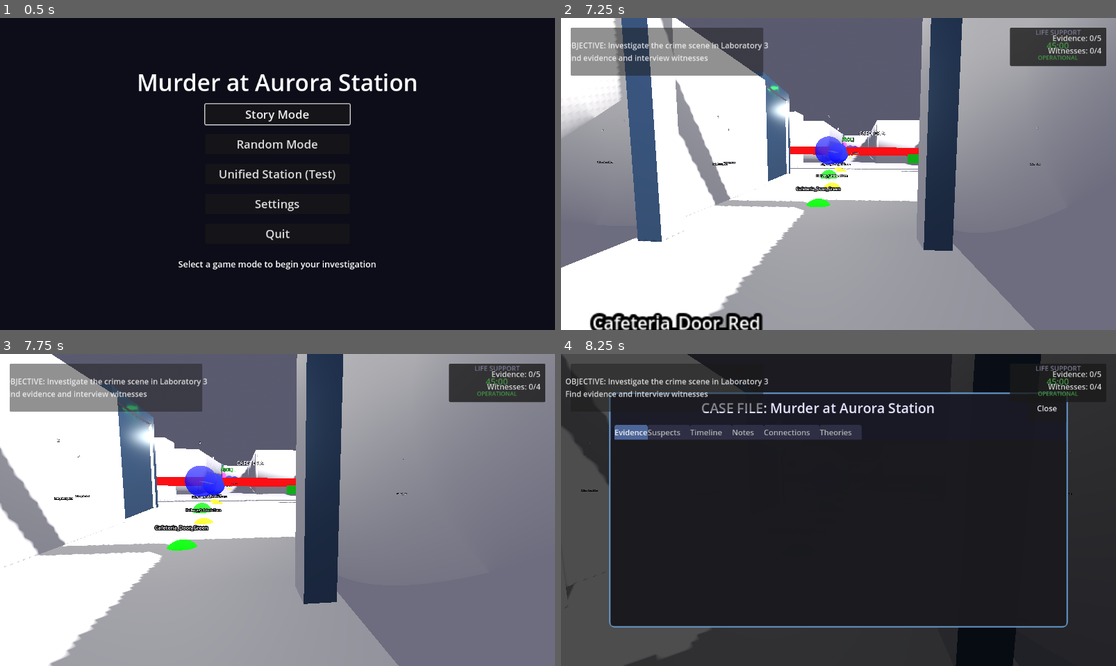
Above: before the commit, frames 1-4 (two rows, left to right).
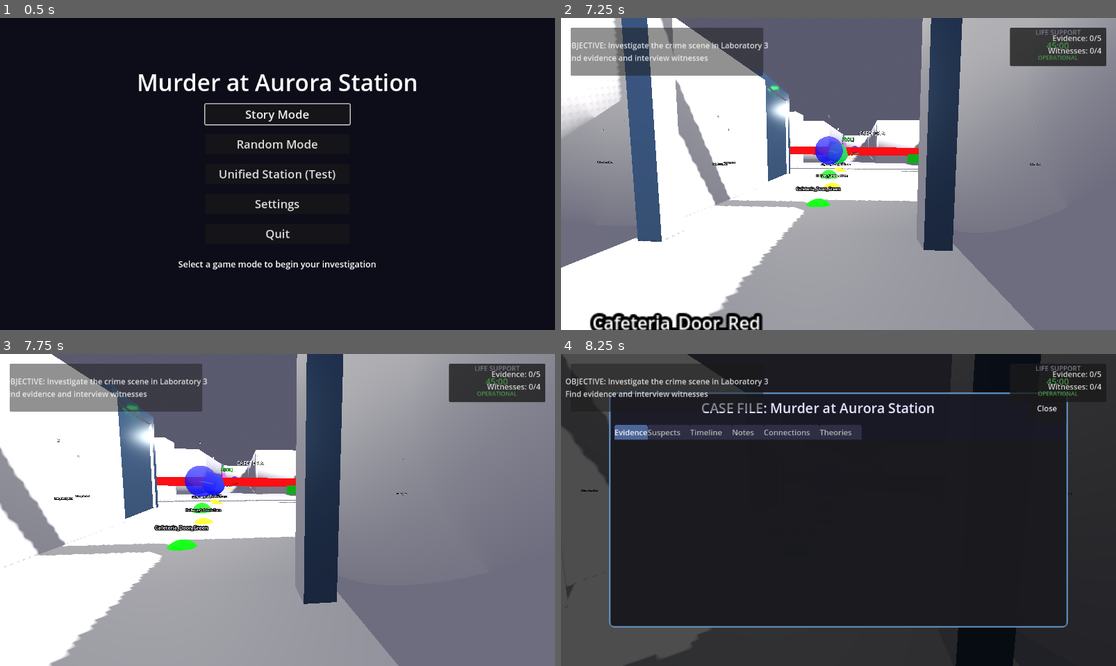
Above: after the commit, the same moments.

Repository: clockworx/SpaceMurderPolice
Game: Godot game, scene res://scenes/ui/main_menu.tscn
The game is run twice, just before and just after one commit, with the same random seed, the same clock (stepped at 60 frames per second) and the same inputs.
Inputs (mouse positions are in pixels of both pictures, inside the frame that each line leads up to):
- Up to frame 1 (0.5 s): no input
- Up to frame 2 (7.25 s): click "Random Mode" at 0.5 s; tap Enter at 1.25 s; move the mouse to (866, 174) at 1.27 s; hold W (move_forward) 1.28-6.53 s; tap 1 at 1.35, 5.3 s; click (866, 174) at 1.42 s; tap Space (ui_select) at 1.52, 2.27, 3.77, 4.52, 5.27, 6.77 s; tap 2 at 1.55, 2.1, 6.05 s; move the mouse to (810, 174) at 2.02 s; tap 3 at 2.3, 2.85, 6.8 s; move the mouse to (849, 167) at 2.77 s; tap 4 at 3.05, 3.6 s; move the mouse to (832, 180) at 3.52 s; click (832, 180) at 3.67 s; tap 5 at 3.8, 4.35 s; move the mouse to (877, 177) at 4.27 s; tap 6 at 4.55, 5.1 s; move the mouse to (794, 170) at 5.02 s; move the mouse to (844, 174) at 5.77 s; hold Ctrl (crouch) 5.78-6.53 s; click (844, 174) at 5.92 s; move the mouse to (816, 167) at 6.52 s; hold D (move_right) from 6.53 s (still down); tap E (interact) at 6.6 s
- Up to frame 3 (7.75 s): move the mouse to (305, 510) at 7.27 s; release D (move_right) at 7.28 s; hold W (move_forward) from 7.28 s (still down); hold Shift (run) from 7.28 s (still down); tap Space (ui_select) at 7.52 s; tap 4 at 7.55 s
- Up to frame 4 (8.25 s): keep holding W (move_forward); move the mouse to (810, 510) at 8.02 s; release Shift (run) at 8.03 s; tap C (toggle_case_file) at 8.1 s; click (810, 510) at 8.17 s

Frame 1 is identical in both runs. In frame 2, 0.2% of the frame differs, in the area x 30-53%, y 35-47%; in frame 3, less than 0.1%; in frame 4, less than 0.1%.

Commit message:
Optimize Crew Quarters pathfinding with direct connections
- Added bidirectional connection between Hallway_CrewCorner and Hallway_LabTurn
- This allows NPCs to skip the unnecessary Hallway_South waypoint
- Reduced debug output to only warn about inefficient paths (>8 waypoints)
- Should prevent Zara from taking detours through waypoint outside station bounds

🤖 Generated with [Claude Code](https://claude.ai/code)

Co-Authored-By: Claude <noreply@anthropic.com>

Diff:
--- a/scripts/managers/waypoint_network_manager.gd
+++ b/scripts/managers/waypoint_network_manager.gd
@@ -38,9 +38,9 @@
 
     # Main hallway connections
     "Hallway_Central": ["Hallway_West", "Hallway_LabTurn", "Hallway_CafeteriaTurn", "Hallway_East", "Hallway_SecurityTurn"],
-    "Hallway_LabTurn": ["Lab_Door_Green", "Hallway_Central", "Hallway_South", "Hallway_East", "Cafeteria_Center"],
+    "Hallway_LabTurn": ["Lab_Door_Green", "Hallway_Central", "Hallway_South", "Hallway_East", "Cafeteria_Center", "Hallway_CrewCorner"],
     "Hallway_South": ["Hallway_LabTurn", "Hallway_CrewCorner"],
-    "Hallway_CrewCorner": ["Hallway_CrewApproach", "Hallway_South", "Hallway_DirectToCafe"],
+    "Hallway_CrewCorner": ["Hallway_CrewApproach", "Hallway_South", "Hallway_DirectToCafe", "Hallway_LabTurn"],
     "Hallway_CrewApproach": ["Crew_Door_Green", "Hallway_CrewCorner"],
     "Hallway_DirectToCafe": ["Hallway_CrewCorner", "Hallway_CafeteriaTurn"],
     "Hallway_CafeteriaTurn": ["Cafeteria_Door_Green", "Hallway_Central", "Hallway_DirectToCafe"],
@@ -200,10 +200,6 @@
     var position_path: Array[Vector3] = []
     var previous_pos: Vector3 = from_position
 
-    # Special debug for Dr. Zara Okafor
-    var debug_zara = from_position.distance_to(Vector3(-5, 0, -28)) < 2.0
-    if debug_zara:
-        print("  Path waypoint names: ", path)
 
     # print("Converting path to positions with diagonal fixes:")
     for i in range(path.size()):
--- a/scripts/npcs/npc_base.gd
+++ b/scripts/npcs/npc_base.gd
@@ -403,12 +403,9 @@
         print("  Available waypoints: ", waypoint_network_manager.waypoint_nodes.keys())
         return false
 
-    # Debug for Zara
-    if npc_name == "Dr. Zara Okafor":
-        print("  Zara's path has ", path.size(), " waypoints")
-        # Show ALL waypoints to see the full path
-        for i in range(path.size()):
-            print("    Waypoint ", i, ": ", path[i])
+    # Debug for Zara - only show if path seems inefficient
+    if npc_name == "Dr. Zara Okafor" and path.size() > 8:
+        print("  Zara's path seems long (", path.size(), " waypoints) - may need optimization")
 
     # The waypoint network should now handle cafeteria to lab paths efficiently
 
@@ -1634,10 +1631,6 @@
 
     print(npc_name + ": Schedule changed - heading to " + assigned_room + " (waypoint: " + room_center_waypoint + ")")
 
-    # Special debug for Zara to see why she's getting stuck
-    if npc_name == "Dr. Zara Okafor":
-        print("  Zara's current position: ", global_position)
-
     # Navigate to the scheduled room
     if not navigate_to_room(room_center_waypoint):
         print(npc_name + ": Failed to navigate to " + room_center_waypoint)
